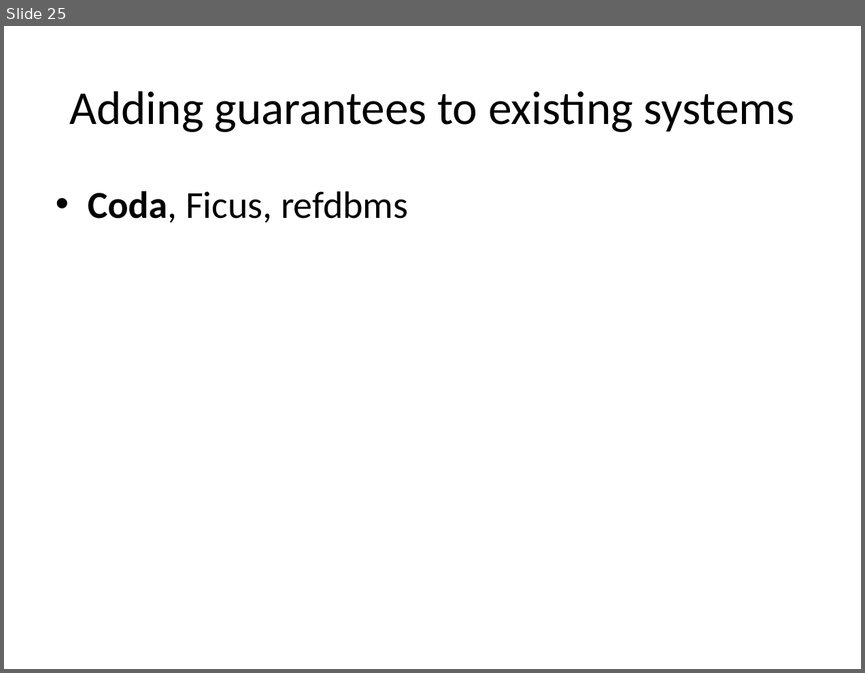
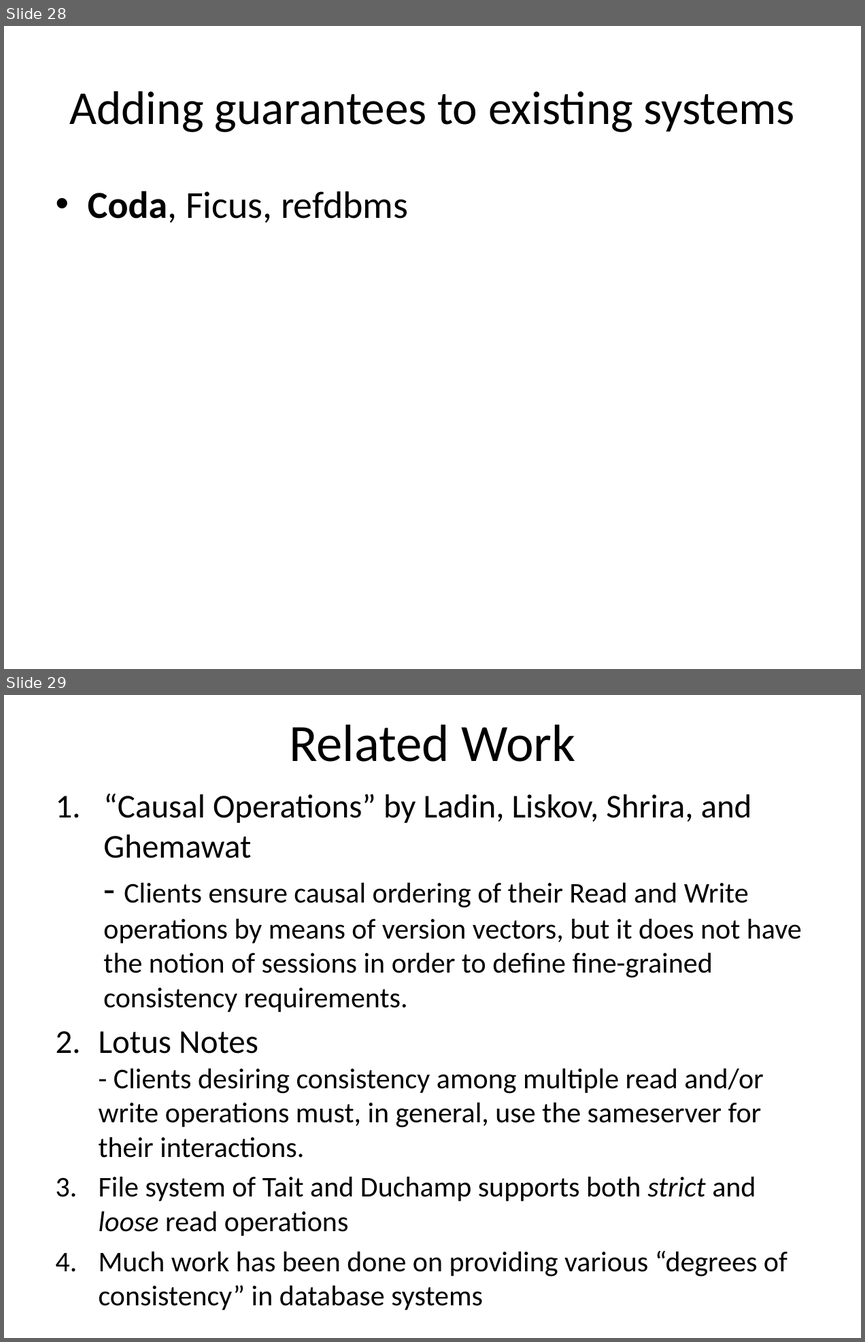
Before and after one commit to balidani/bomberman, a slide deck: presentation/slides_daniel.pptx. Shown one above the other, each under a label of ours: slide 25 before the commit, slides 28 and 29 after it. The pictures are 865x673 and 865x1342 pixels, drawn with LibreOffice and Linux fonts; fonts in the diff are those of the drawing. Boxes give left, top, right and bottom in pixels: in the first picture for what was removed or moved away, otherwise in the second. Text is boxed around its words. In the diff, an @@ line names an element or a change of style, - is before the commit and + after.

Commit message:
Updated Guarantees and Related work

```diff
--- a/presentation/slides_daniel.pptx
+++ b/presentation/slides_daniel.pptx
@@ slide 29 added at [4,695,861,1338], background #FFFFFF @@
@@ title added at [289,724,576,762], 44 pt, text #000000 @@
+Related Work
@@ text added at [99,794,802,1310], 24 pt, text #000000 @@
+1. “Causal Operations” by Ladin, Liskov, Shrira, and Ghemawat
+   - Clients ensure causal ordering of their Read and Write operations by means of version vectors, but it does not have the notion of sessions in order to define fine-grained consistency requirements.
+2. Lotus Notes
+   - Clients desiring consistency among multiple read and/or write operations must, in general, use the sameserver for their interactions.
+3. File system of Tait and Duchamp supports both strict and loose read operations
+4. Much work has been done on providing various “degrees of consistency” in database systems
@@ what was slide 25 is now slide 28 @@
```
Also in this commit, not shown: 4 slides changed, 4 other slides added, 1 slide removed.
